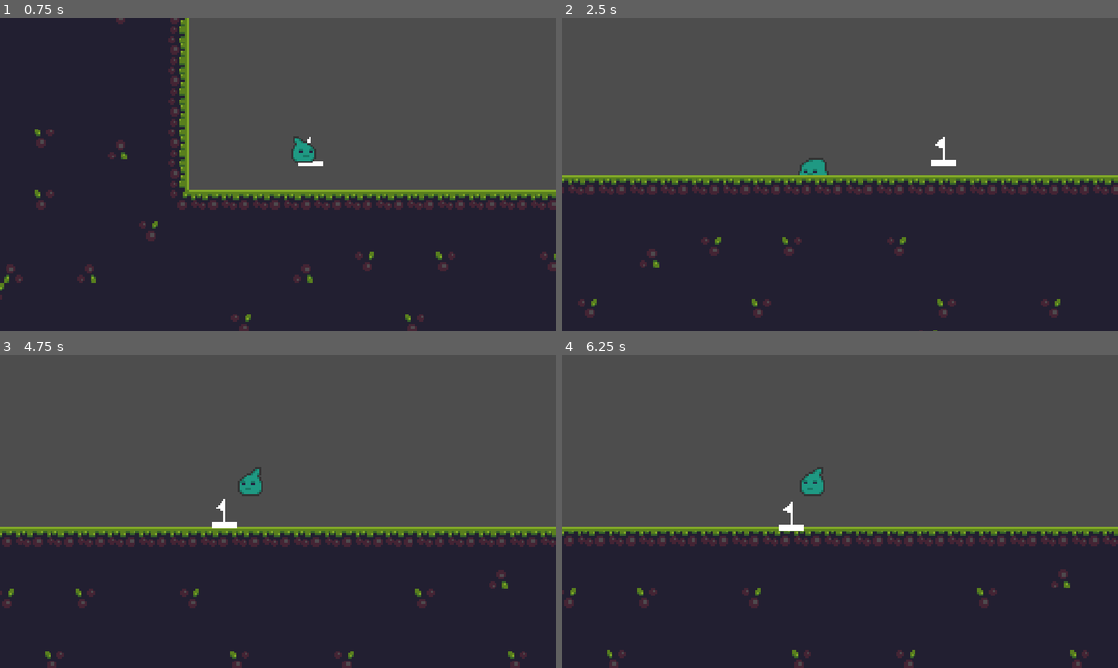
Above: before the commit, frames 1-4 (two rows, left to right).
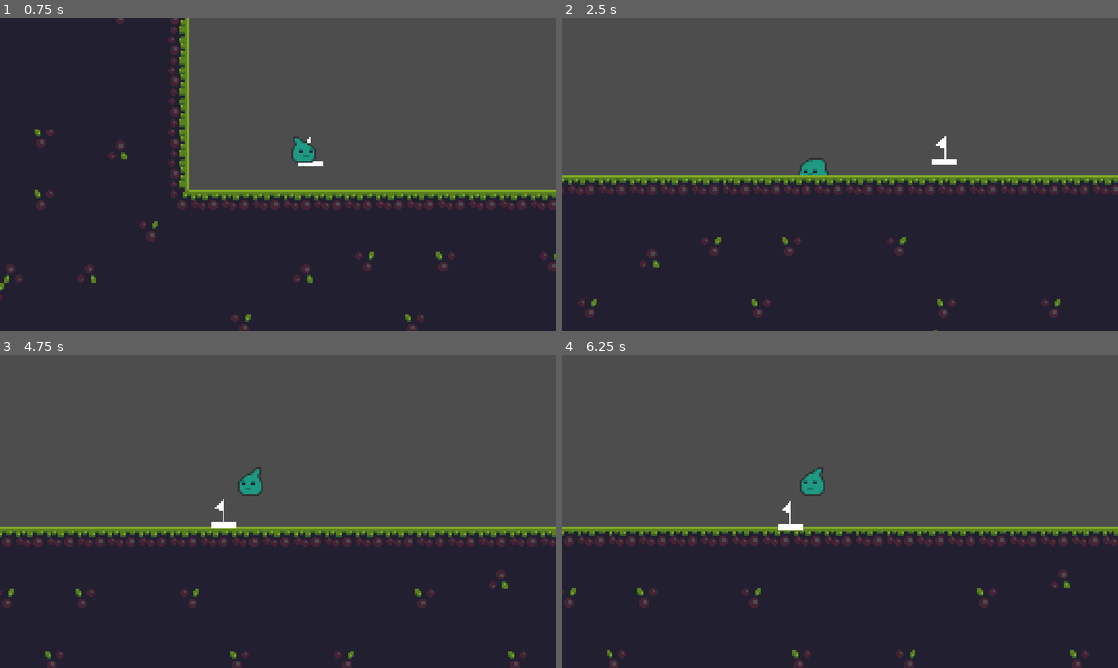
Above: after the commit, the same moments.

Repository: whatEclipse/REsurgence-THrow
Game: Godot game, scene res://scenes/level_1.tscn
Same seed, same stepped clock (60 frames per second), same inputs: the game is played once before the commit and once after it. This scene is started directly instead of the project's main scene.
Inputs (mouse positions are in pixels of both pictures, inside the frame that each line leads up to):
- Up to frame 1 (0.75 s): tap Enter (ui_accept) at 0.5 s; move the mouse to (400, 158) at 0.52 s; hold D (right) from 0.53 s (still down); click (400, 158) at 0.67 s
- Up to frame 2 (2.5 s): tap Enter (ui_accept) at 0.77, 1.52 s; move the mouse to (728, 190) at 1.27 s; click (728, 190) at 1.42 s; move the mouse to (895, 105) at 2.02 s; release D (right) at 2.03 s; hold A (left) from 2.03 s (still down); click (895, 105) at 2.17 s
- Up to frame 3 (4.75 s): move the mouse to (250, 574) at 2.77 s; release A (left) at 2.78 s; hold D (right) 2.78-4.28 s; click (250, 574) at 2.92 s; tap Enter (ui_accept) at 3.02, 3.77, 4.52 s; move the mouse to (444, 558) at 3.52 s; click (444, 558) at 3.67 s; move the mouse to (111, 464) at 4.27 s; hold A (left) from 4.28 s (still down); click (111, 464) at 4.42 s
- Up to frame 4 (6.25 s): move the mouse to (867, 511) at 5.02 s; release A (left) at 5.03 s; hold D (right) 5.03-5.78 s; click (867, 511) at 5.17 s; move the mouse to (756, 433) at 5.77 s; hold A (left) from 5.78 s (still down); click (756, 433) at 5.92 s; tap Enter (ui_accept) at 6.02 s

Frame 1 is identical in both runs. In frame 2, less than 0.1% of the frame differs, in the area x 66-71%, y 37-48%; in frame 3, less than 0.1%; in frame 4, less than 0.1%, in the area x 38-44%, y 46-57%.

Commit message:
assets and spikes
# Conflicts:
#	scripts/spawn_manager.gd

# Conflicts:
#	scenes/audio_manager.tscn
#	scenes/level_1.tscn
#	scenes/main_menu.tscn

Diff:
--- a/scenes/audio_manager.tscn
+++ b/scenes/audio_manager.tscn
@@ -1,10 +1,7 @@
 [gd_scene format=3 uid="uid://cdugw1rtwrd00"]
 
 [ext_resource type="AudioStream" uid="uid://bmb12mvqopqva" path="res://audio/music/Sweet 70s.wav" id="1_tn5dr"]
-[ext_resource type="Script" uid="uid://cogff6vqy16go" path="res://scenes/music_manager.gd" id="2_hetdf"]
 
 [node name="MusicManager" type="AudioStreamPlayer" unique_id=831728325]
 stream = ExtResource("1_tn5dr")
-volume_db = 5.405
-playback_type = 1
-script = ExtResource("2_hetdf")
+volume_db = 1.005
--- a/scenes/enemy.tscn
+++ b/scenes/enemy.tscn
@@ -69,7 +69,7 @@
 }]
 
 [sub_resource type="RectangleShape2D" id="RectangleShape2D_4ra3w"]
-size = Vector2(10, 15)
+size = Vector2(10, 14)
 
 [sub_resource type="RectangleShape2D" id="RectangleShape2D_8ksrx"]
 size = Vector2(10, 1)
@@ -99,10 +99,12 @@
 [node name="Killzone" parent="." unique_id=2069752206 instance=ExtResource("3_5uy6h")]
 
 [node name="CollisionShape2D" type="CollisionShape2D" parent="Killzone" unique_id=1512482582]
-position = Vector2(0, 0.5)
+position = Vector2(0, 1)
 shape = SubResource("RectangleShape2D_4ra3w")
 
 [node name="JumpOn" type="Area2D" parent="." unique_id=1463262672]
+collision_layer = 2
+collision_mask = 2
 
 [node name="CollisionShape2D" type="CollisionShape2D" parent="JumpOn" unique_id=525840000]
 position = Vector2(0, -7.5)
--- /dev/null
+++ b/scenes/forest_bg.tscn
@@ -0,0 +1,34 @@
+[gd_scene format=3 uid="uid://cppl13vbl5a10"]
+
+[ext_resource type="Texture2D" uid="uid://o5i0t8nadjd8" path="res://assets/background/Forest/Forest Layer 05.png" id="1_nhwhw"]
+[ext_resource type="Texture2D" uid="uid://dd5cxhngdytft" path="res://assets/background/Forest/Forest Layer 01.png" id="2_8pna0"]
+[ext_resource type="Texture2D" uid="uid://bnpoxafclti5a" path="res://assets/background/Forest/Forest Layer 02.png" id="3_oi83w"]
+[ext_resource type="Texture2D" uid="uid://bwb2abc2tb11n" path="res://assets/background/Forest/Forest Layer 03.png" id="4_favds"]
+[ext_resource type="Texture2D" uid="uid://dab7s54e2e3rb" path="res://assets/background/Forest/Forest Layer 04.png" id="5_d4ub7"]
+
+[node name="Forest BG" type="Node" unique_id=688408595]
+
+[node name="TextureRect" type="TextureRect" parent="." unique_id=205925458]
+offset_right = 512.0
+offset_bottom = 256.0
+texture = ExtResource("1_nhwhw")
+
+[node name="TextureRect2" type="TextureRect" parent="." unique_id=524032701]
+offset_right = 512.0
+offset_bottom = 256.0
+texture = ExtResource("2_8pna0")
+
+[node name="TextureRect3" type="TextureRect" parent="." unique_id=1431703950]
+offset_right = 512.0
+offset_bottom = 256.0
+texture = ExtResource("3_oi83w")
+
+[node name="TextureRect4" type="TextureRect" parent="." unique_id=2092253143]
+offset_right = 512.0
+offset_bottom = 256.0
+texture = ExtResource("4_favds")
+
+[node name="TextureRect5" type="TextureRect" parent="." unique_id=1635263132]
+offset_right = 512.0
+offset_bottom = 256.0
+texture = ExtResource("5_d4ub7")
--- a/scenes/killzone.tscn
+++ b/scenes/killzone.tscn
@@ -3,7 +3,8 @@
 [ext_resource type="Script" uid="uid://o7tam14bhw8k" path="res://scripts/killzone.gd" id="1_xlapc"]
 
 [node name="Killzone" type="Area2D" unique_id=2069752206]
-collision_layer = 2
+collision_layer = 6
+collision_mask = 6
 script = ExtResource("1_xlapc")
 
 [connection signal="body_entered" from="." to="." method="_on_body_entered"]
--- /dev/null
+++ b/scenes/lava_bg.tscn
@@ -0,0 +1,20 @@
+[gd_scene format=3 uid="uid://dbrg26dcbv0hg"]
+
+[ext_resource type="Texture2D" uid="uid://34gb87gb8vnl" path="res://assets/background/BG_full.png" id="1_dhf24"]
+
+[node name="lava_bg" type="Control" unique_id=1163805393]
+layout_mode = 3
+anchors_preset = 15
+anchor_right = 1.0
+anchor_bottom = 1.0
+grow_horizontal = 2
+grow_vertical = 2
+
+[node name="TextureRect" type="TextureRect" parent="." unique_id=1948233419]
+layout_mode = 1
+offset_left = -159.0
+offset_top = -94.0
+offset_right = 161.0
+offset_bottom = 98.0
+texture = ExtResource("1_dhf24")
+stretch_mode = 1
--- /dev/null
+++ b/scenes/level_5.tscn
@@ -0,0 +1,3 @@
+[gd_scene format=3 uid="uid://cej45xlk526h1"]
+
+[node name="Level 5" type="Node2D" unique_id=1319758042]
--- a/scenes/player.tscn
+++ b/scenes/player.tscn
@@ -290,6 +290,7 @@
 [node name="Player" type="CharacterBody2D" unique_id=397778607 groups=["player"]]
 z_index = 3
 collision_layer = 2
+collision_mask = 3
 script = ExtResource("1_mitmf")
 
 [node name="CollisionBox" type="CollisionShape2D" parent="." unique_id=449771243]
@@ -305,7 +306,7 @@
 [node name="Hitbox" type="Area2D" parent="." unique_id=2103579018]
 collision_layer = 2
 
-[node name="Collision" type="CollisionShape2D" parent="Hitbox" unique_id=758696748]
+[node name="CollisionBox" type="CollisionShape2D" parent="Hitbox" unique_id=758696748]
 position = Vector2(0, -5)
 shape = SubResource("RectangleShape2D_flrxc")
 
--- a/scenes/spawn_point.tscn
+++ b/scenes/spawn_point.tscn
@@ -3,11 +3,16 @@
 [ext_resource type="Script" uid="uid://byqnbvnxrbkta" path="res://scripts/spawn_point.gd" id="1_c3ytd"]
 [ext_resource type="Texture2D" uid="uid://b1b04wluy3gfx" path="res://assets/collectibles/spawn_point.png" id="1_ebynj"]
 
-[sub_resource type="RectangleShape2D" id="RectangleShape2D_m6kdp"]
-size = Vector2(13, 15)
+[sub_resource type="PhysicsMaterial" id="PhysicsMaterial_c3ytd"]
+
+[sub_resource type="CircleShape2D" id="CircleShape2D_l5yk0"]
+radius = 7.5166483
 
 [node name="SpawnPoint" type="RigidBody2D" unique_id=1279413989]
 collision_layer = 4
+physics_material_override = SubResource("PhysicsMaterial_c3ytd")
+linear_damp_mode = 1
+angular_damp_mode = 1
 script = ExtResource("1_c3ytd")
 
 [node name="Sprite2D" type="Sprite2D" parent="." unique_id=122332846]
@@ -15,4 +20,4 @@
 
 [node name="CollisionShape2D" type="CollisionShape2D" parent="." unique_id=1834039832]
 position = Vector2(0.5, 0.5)
-shape = SubResource("RectangleShape2D_m6kdp")
+shape = SubResource("CircleShape2D_l5yk0")
--- /dev/null
+++ b/scenes/spikes.tscn
@@ -0,0 +1,18 @@
+[gd_scene format=3 uid="uid://bxjn11bv610mo"]
+
+[ext_resource type="Texture2D" uid="uid://beibchlj8c544" path="res://assets/decorations/miscellaneous sprites/spikes.png" id="1_xbcdo"]
+[ext_resource type="PackedScene" uid="uid://bues4n1ohyg7a" path="res://scenes/killzone.tscn" id="2_bflj7"]
+
+[sub_resource type="RectangleShape2D" id="RectangleShape2D_8ksrx"]
+size = Vector2(14, 14)
+
+[node name="Spikes" type="Node2D" unique_id=1115962648]
+
+[node name="Sprite2D" type="Sprite2D" parent="." unique_id=1635500137]
+texture = ExtResource("1_xbcdo")
+
+[node name="Killzone" parent="." unique_id=2069752206 instance=ExtResource("2_bflj7")]
+
+[node name="CollisionShape2D" type="CollisionShape2D" parent="Killzone" unique_id=287544171]
+position = Vector2(0, -1)
+shape = SubResource("RectangleShape2D_8ksrx")
--- a/scripts/player.gd
+++ b/scripts/player.gd
@@ -51,6 +51,8 @@
 	animated_sprite.play("Death")
 	await animated_sprite.animation_finished
 	isDying = false
+	velocity.y = 0
 
 func jumpOn():
-	velocity.y -= 300
+	if isDying == false:
+		velocity.y -= 300
Binary file added: assets/background/Forest/Forest Layer 01.png
Not shown, added: assets/background/Forest/Forest Layer 01.png.import
Binary file added: assets/background/Forest/Forest Layer 02.png
Not shown, added: assets/background/Forest/Forest Layer 02.png.import
Binary file added: assets/background/Forest/Forest Layer 03.png
Not shown, added: assets/background/Forest/Forest Layer 03.png.import
Binary file added: assets/background/Forest/Forest Layer 04.png
Not shown, added: assets/background/Forest/Forest Layer 04.png.import
Binary file added: assets/background/Forest/Forest Layer 05.png
Not shown, added: assets/background/Forest/Forest Layer 05.png.import
Binary file added: assets/characters/fauna sprites/bird_flying_anim.gif
Binary file added: assets/characters/fauna sprites/bird_flying_anim_strip_3.png
(and 124 more such lines)
